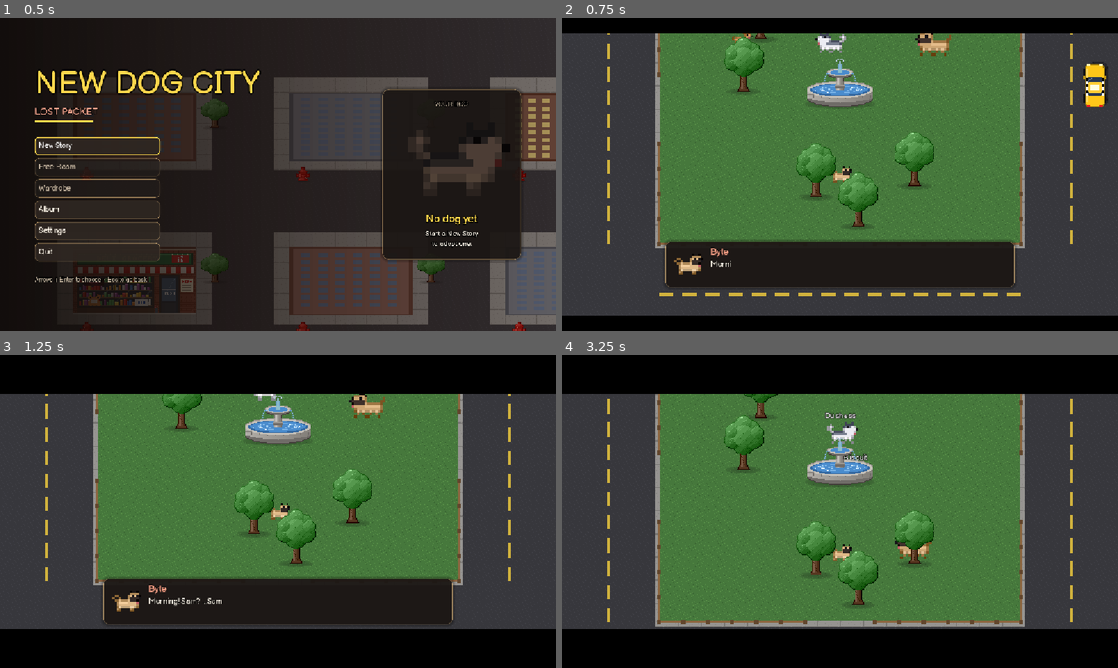
Above: before the commit, frames 1-4 (two rows, left to right).
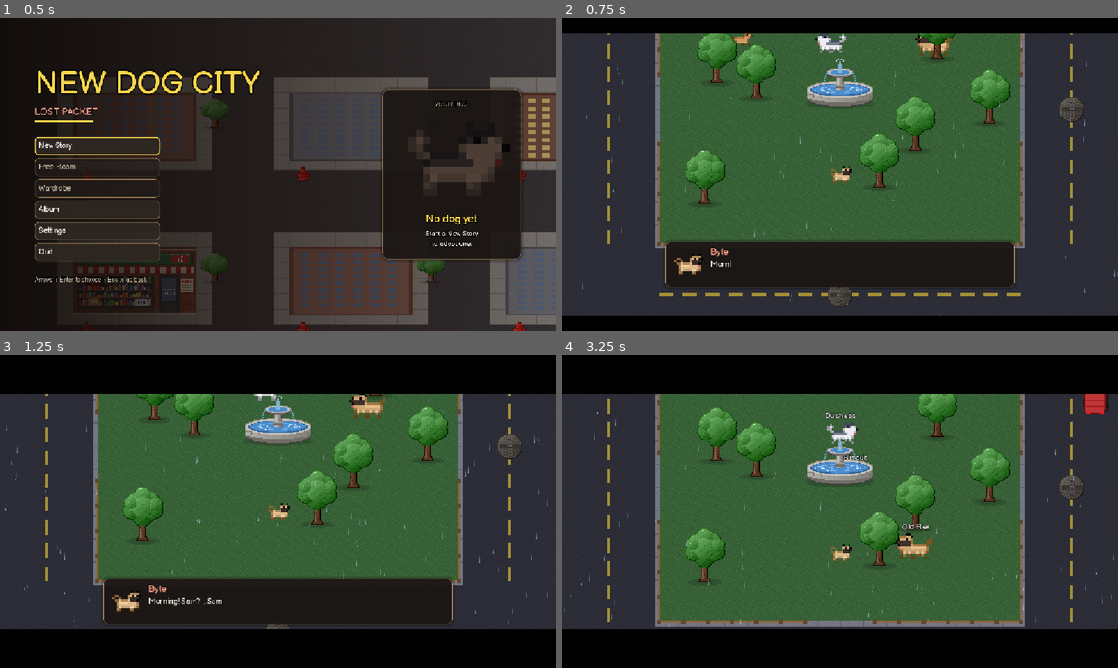
Above: after the commit, the same moments.

Repository: Damon1o/new-dog-city
Game: Godot game, scene res://scenes/Home.tscn
Same seed, same stepped clock (60 frames per second), same inputs: the game is played once before the commit and once after it.
Inputs (mouse positions are in pixels of both pictures, inside the frame that each line leads up to):
- Up to frame 1 (0.5 s): no input
- Up to frame 2 (0.75 s): click "New Story" at 0.5 s
- Up to frame 3 (1.25 s): no input
- Up to frame 4 (3.25 s): tap Enter at 1.25 s; move the mouse to (962, 495) at 1.27 s; hold D (move_right) 1.28-2 s; hold R (bark) 1.28-2 s; click (962, 495) at 1.42 s; drag from (728, 527) to (812, 574) at 2.02 s; move the mouse to (895, 442) at 2.77 s; hold D (move_right) from 2.78 s (still down); tap C (dash) at 2.85 s

Frame 1 is identical in both runs. In frame 2, 10% of the frame differs, in the area x 3-100%, y 4-96%; in frame 3, 8.2%; in frame 4, 11%, in the area x 0-100%, y 12-88%.
Error before the commit: Invalid access to property or key 'bodega' on a base object of type 'Dictionary'. (res://scripts/world/city_builder.gd:293)

Commit message:
Fix syntax in TEX_NAMES: unbreak bodega and props

Diff:
--- a/scripts/game.gd
+++ b/scripts/game.gd
@@ -59,7 +59,8 @@
 
 const TEX_NAMES := ["road", "sidewalk", "grass", "building_a", "building_b", "building_c",
 	"empire_state", "chrysler", "transamerica", "coit_tower",
-	"golden_gate", "painted_ladies", "lombard", "ferry_building", "salesforce",  # SF sights (tools/gen_sf_sights.py) "bodega", "subway", "trashcan", "manhole", "water_bowl",
+	"golden_gate", "painted_ladies", "lombard", "ferry_building", "salesforce",  # SF sights (tools/gen_sf_sights.py)
+	"bodega", "subway", "trashcan", "manhole", "water_bowl",
 	"pigeon", "rat", "squirrel", "raccoon", "treat", "tree", "fountain", "hydrant", "purina",
 	"cat", "shop_floor", "shop_wall", "shelf", "counter", "station_wall", "platform", "track",
 	"pillar", "stairs", "map_board", "train", "subway_wall", "subway_floor", "platform_edge",
